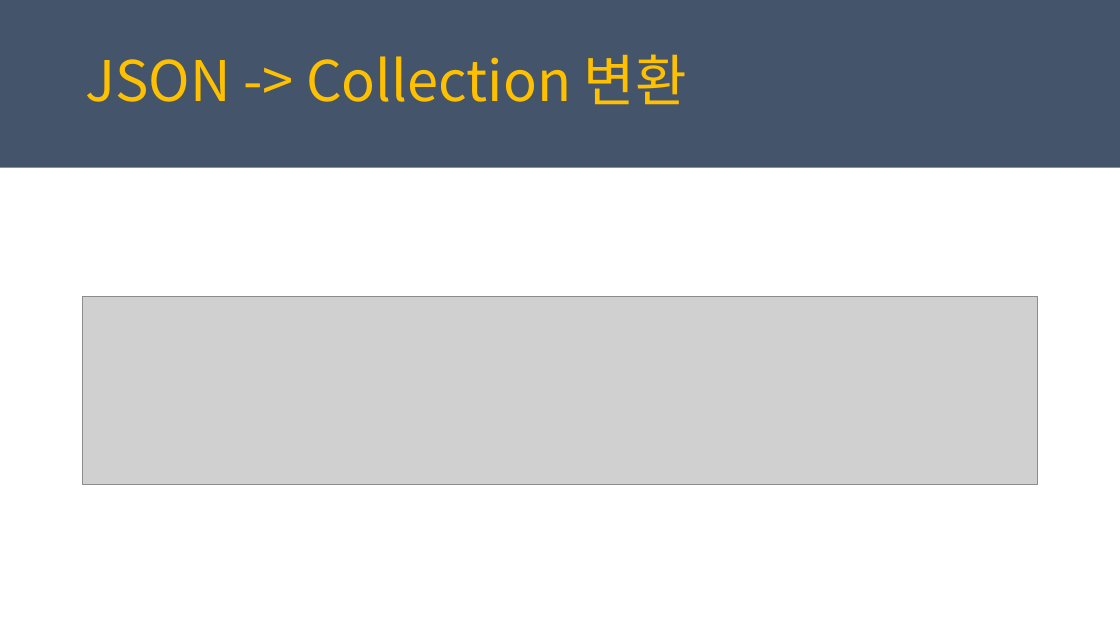
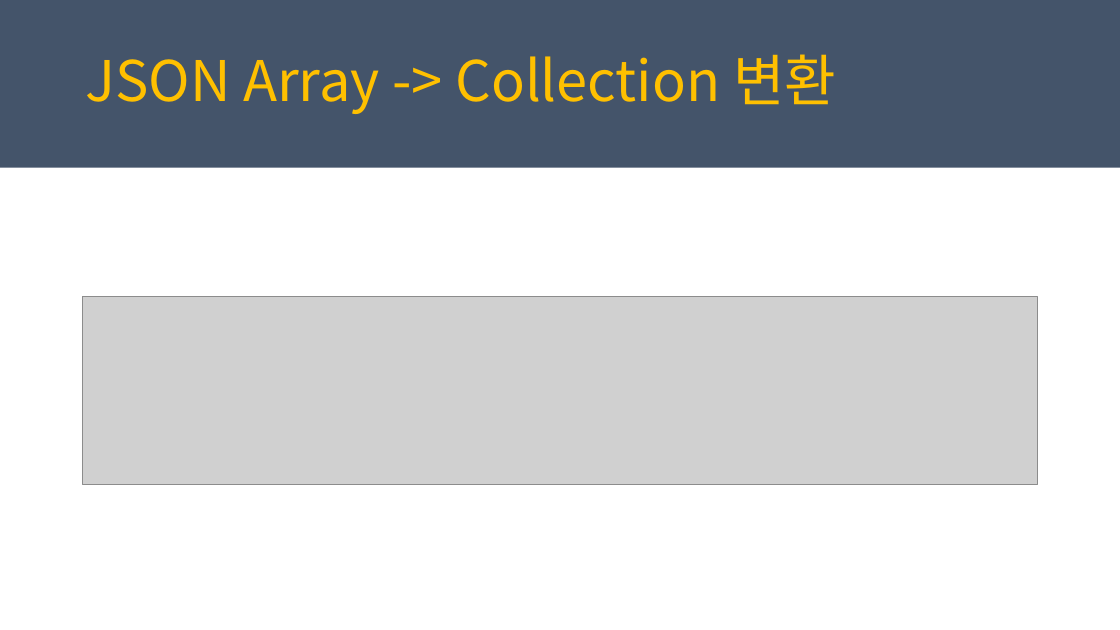
Before and after one commit to juniair/Summary-PPT, a slide deck: slide 8 of Newton.Json 사용법.pptx. Drawn at 1120x630 pixels with LibreOffice and Linux fonts; fonts in the diff are those of the drawing; grey boxes stand for pictures. Boxes give left, top, right and bottom in pixels: in the first picture for what was removed or moved away, otherwise in the second. Text is boxed around its words. In the diff, an @@ line names an element or a change of style, - is before the commit and + after.

```diff
--- a/Newton.Json 사용법.pptx
+++ b/Newton.Json 사용법.pptx
@@ text at <box>85,54,836,114</box>: text changed @@
-JSON -> Collection 변환
+JSON Array -> Collection 변환
```
Also in this commit, not shown: 8 other slides changed.
